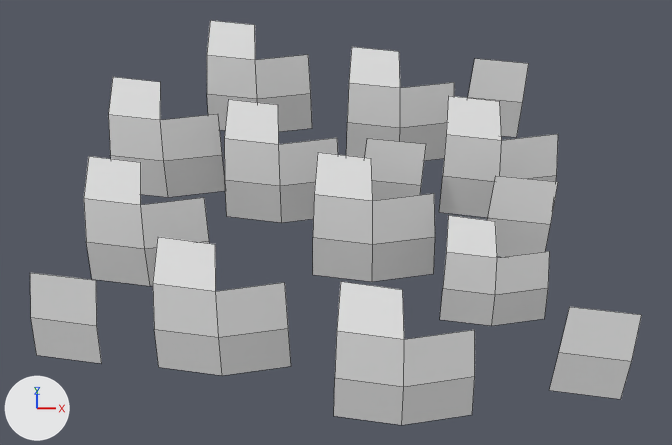
Renders of the Blender file scenes/levels/assets/grass/src/grass_1.blend from each side of a commit.
Rendered twice from a camera (50 mm lens) standing at (0.09, -2.53, 2.64) and looking at (0.09, -0.02, 0.12). The axes (+X, +Y, +Z) are drawn at lower left. The lights are the same throughout. Mesh edges are drawn as thin lines.

Names of what the first picture shows: 'Grass1Mesh'.
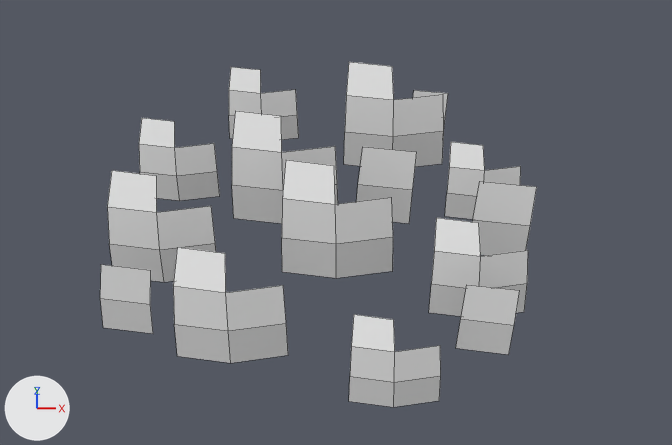
Pixel boxes [x1, y1, x2, y2] of what changed, in the pictures (672 x 445 px; the box of a moved part takes in the faces that stretch with it):
'Grass1Mesh', reshaped (29% narrower, 15% shorter): before [30, 20, 642, 425]; after [100, 62, 537, 407]
part 1 of me_grass1mesh, moved or reshaped: before [224, 99, 338, 223]; after [232, 111, 338, 224]
part 2 of me_grass1mesh, moved or reshaped: before [108, 77, 225, 197]; after [139, 118, 220, 201]
part 3 of me_grass1mesh, moved or reshaped: before [346, 47, 454, 161]; after [344, 62, 444, 167]
part 4 of me_grass1mesh, moved or reshaped: before [207, 20, 312, 132]; after [229, 67, 299, 140]
part 5 of me_grass1mesh, moved or reshaped: before [334, 282, 475, 425]; after [349, 314, 441, 407]
part 6 of me_grass1mesh, moved or reshaped: before [153, 237, 291, 376]; after [173, 247, 288, 363]
part 7 of me_grass1mesh, moved or reshaped: before [440, 215, 550, 326]; after [429, 218, 528, 316]
part 8 of me_grass1mesh, moved or reshaped: before [84, 156, 209, 286]; after [107, 170, 216, 282]
part 9 of me_grass1mesh, moved or reshaped: before [439, 96, 558, 218]; after [445, 142, 521, 219]
part 10 of me_grass1mesh, moved or reshaped: before [313, 152, 435, 282]; after [282, 160, 393, 278]
part 11 of me_grass1mesh, moved or reshaped: before [365, 138, 426, 201]; after [356, 147, 417, 223]
part 12 of me_grass1mesh, moved or reshaped: before [468, 59, 529, 137]; after [413, 90, 448, 123]
part 13 of me_grass1mesh, moved or reshaped: before [487, 176, 558, 257]; after [473, 181, 537, 255]
part 14 of me_grass1mesh, moved or reshaped: before [549, 307, 642, 399]; after [456, 285, 520, 355]
part 15 of me_grass1mesh, moved or reshaped: before [30, 273, 102, 364]; after [100, 264, 153, 334]

The edits, one by one:
me_grass1mesh has 140 vertices, 60 faces and spans x -0.97..1.07, y -0.83..0.93, z -0.02..0.4.
me_grass1mesh is used by ob_grass1mesh; location (0.0, 0.0, 0.0).
me_grass1mesh part 1: the loose piece of 11 vertices spanning x -0.36..0.1, y 0.11..0.37, z -0.01..0.4 is scaled about the mesh origin by 0.918.
me_grass1mesh part 2: the loose piece of 11 vertices spanning x -0.83..-0.37, y 0.26..0.52, z -0.01..0.4 is scaled about its middle by 0.693, then moved by (0.05, -0.06, -0.06).
me_grass1mesh part 3: the loose piece of 11 vertices spanning x 0.13..0.59, y 0.46..0.73, z -0.01..0.4 is scaled about the mesh origin by 0.918.
me_grass1mesh part 4: the loose piece of 11 vertices spanning x -0.48..-0.02, y 0.66..0.93, z -0.01..0.4 is scaled about its middle by 0.66, then moved by (0.02, -0.1, -0.07).
me_grass1mesh part 5: the loose piece of 11 vertices spanning x 0.08..0.54, y -0.83..-0.57, z -0.01..0.4 is scaled about its middle by 0.663, then moved by (-0.03, 0.02, -0.07).
me_grass1mesh part 6: the loose piece of 11 vertices spanning x -0.53..-0.07, y -0.64..-0.37, z -0.01..0.4 is scaled about its middle by 0.846, then moved by (0.02, 0.03, -0.03).
me_grass1mesh part 7: the loose piece of 11 vertices spanning x 0.46..0.85, y -0.41..-0.19, z -0.02..0.32 is scaled about the mesh origin by 0.918.
me_grass1mesh part 8: the loose piece of 11 vertices spanning x -0.84..-0.38, y -0.23..0.04, z -0.01..0.4 is scaled about its middle by 0.867, then moved by (0.05, 0.0, -0.03).
me_grass1mesh part 9: the loose piece of 11 vertices spanning x 0.5..0.96, y 0.13..0.4, z -0.01..0.4 is scaled about its middle by 0.645, then moved by (-0.06, -0.06, -0.07).
me_grass1mesh part 10: the loose piece of 11 vertices spanning x 0.0..0.46, y -0.21..0.06, z -0.01..0.4 is scaled about its middle by 0.918, then moved by (-0.14, 0.01, -0.02).
me_grass1mesh part 11: the loose piece of 6 vertices spanning x 0.18..0.43, y 0.11..0.25, z -0.01..0.31 is scaled about the mesh origin by 0.918.
me_grass1mesh part 12: the loose piece of 6 vertices spanning x 0.65..0.9, y 0.64..0.78, z -0.01..0.31 is scaled about its middle by 0.644, then moved by (-0.29, -0.05, -0.05).
me_grass1mesh part 13: the loose piece of 6 vertices spanning x 0.65..0.9, y -0.1..0.03, z -0.01..0.31 is scaled about the mesh origin by 0.918.
me_grass1mesh part 14: the loose piece of 6 vertices spanning x 0.81..1.07, y -0.73..-0.6, z -0.01..0.31 is scaled about its middle by 0.78, then moved by (-0.33, 0.17, -0.03).
me_grass1mesh part 15: the loose piece of 6 vertices spanning x -0.97..-0.71, y -0.59..-0.45, z -0.01..0.31 is scaled about the mesh origin by 0.78.
